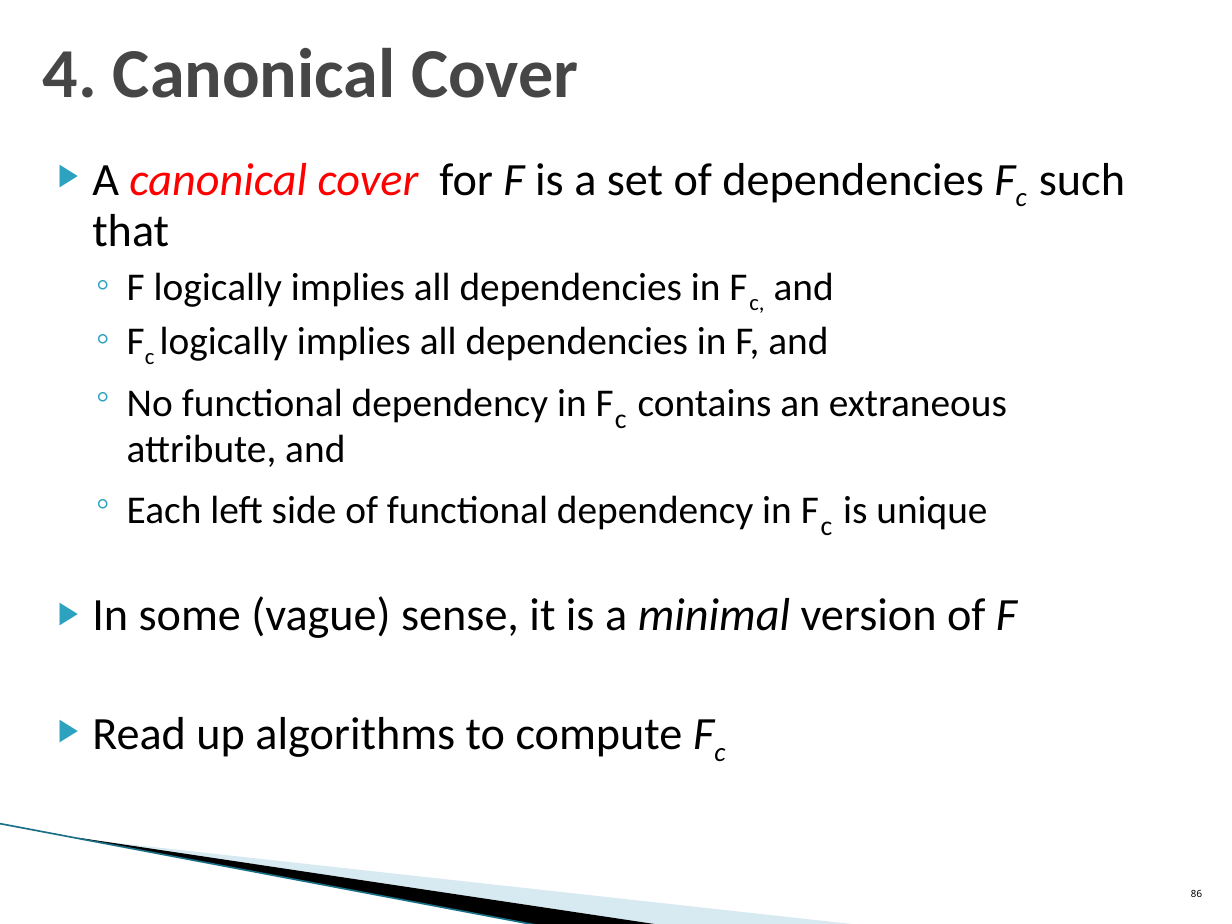
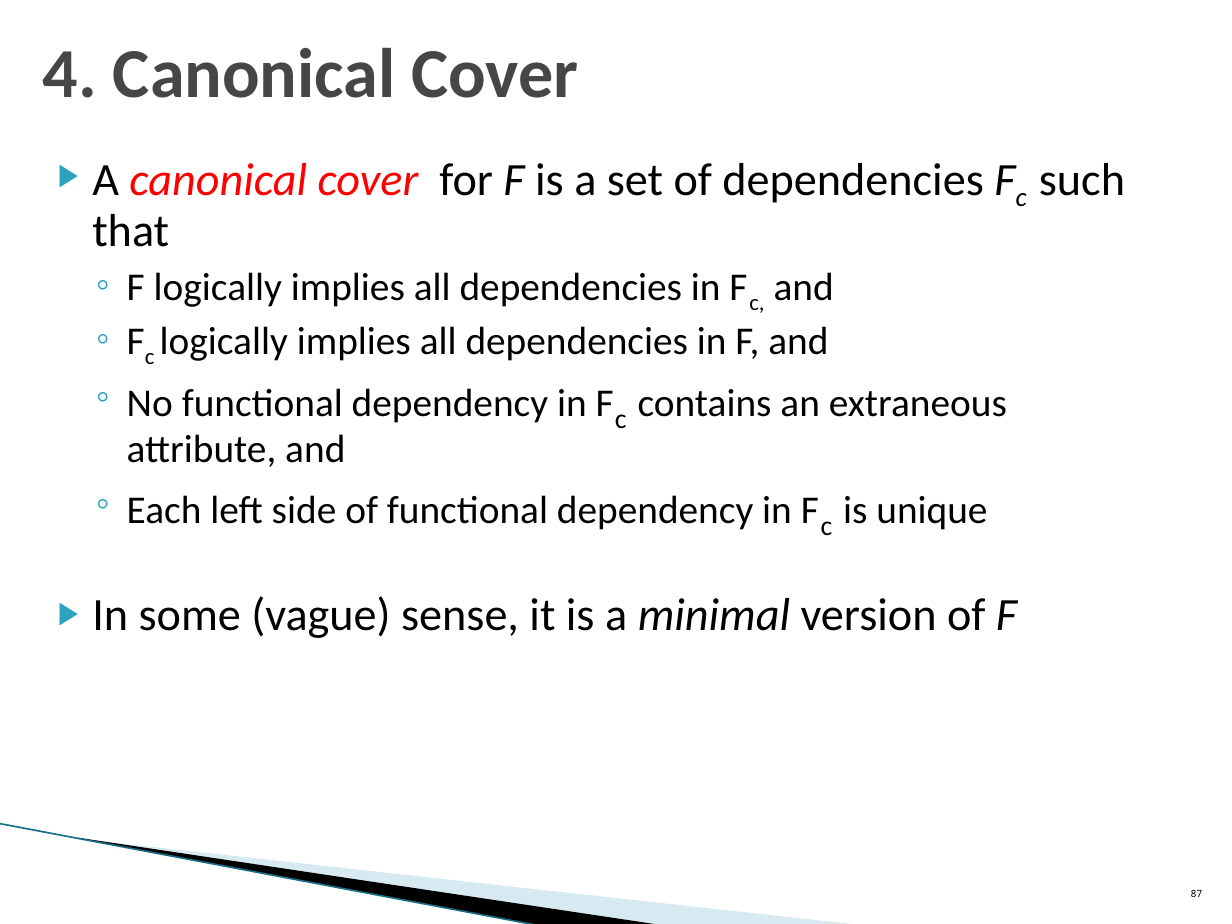
Before and after one commit to umddb/cmsc424-spring2024, a slide deck: slide 87 of Slides/03-E-R-Normalization.pptx (slide 86 before the commit). Drawn at 1232x924 pixels with LibreOffice and Linux fonts; fonts in the diff are those of the drawing; background and template pictures are left out. Boxes give left, top, right and bottom in pixels: in the first picture for what was removed or moved away, otherwise in the second. Text is boxed around its words. In the diff, an @@ line names an element or a change of style, - is before the commit and + after.

```diff
--- a/Slides/03-E-R-Normalization.pptx
+++ b/Slides/03-E-R-Normalization.pptx
@@ text at box(92, 717, 683, 757): paragraph removed @@
-▶ Read up algorithms to compute Fc
@@ page number at box(1191, 890, 1203, 897): text changed @@
-86
+87
```
Also in this commit, not shown: 3 other slides changed, 11 slides added, 2 other files.
